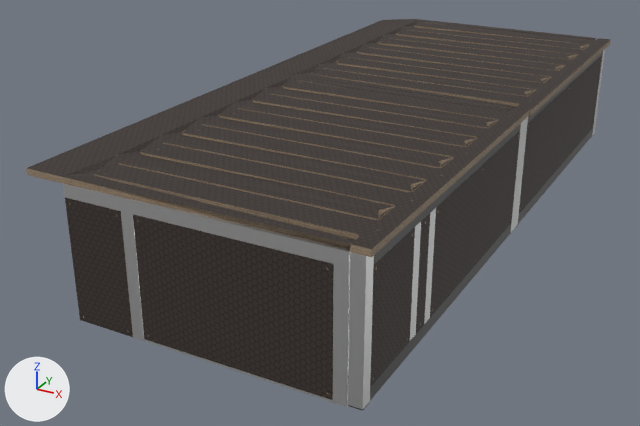
One commit to the glTF model layouts/assets/blender/aluminum-bed-hexa.glb: the scene before it, then after it.
Camera for both pictures: a 50 mm camera at (0.624, -3.012, 0.985) aimed at (-0.463, -1.037, -0.003). Arrows for +X, +Y and +Z are at lower left; the lights stay in place. The first picture is the older version. Where no turn or scale is listed for an object, it has been applied to the vertices. Vertices at exactly the same position are counted once.

In view in the first picture: 'bed (2) (1) (5) (1)_0', 'corner_0.001', 'pannel_1.001', 'slide (3)_0', 'slide (3)_0.001', 'slide (4)_0', 'slide (4)_0.001', 't15 (1)_0', 'ボディ105_0', 'ボディ25_1', 'ボディ27_1', 'ボディ63_1', '天板1 (1)_0', '天板1_0', '天板2 (1)_0', '天板2_0' and 14 more.
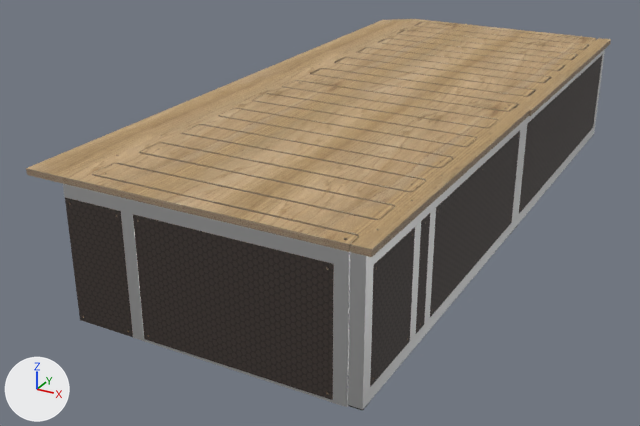
Location of each change, [x1, y1, x2, y2] in pixels of the pictures (640 x 426 px):
'天板1 (1)_0', reshaped
    before: [62, 75, 513, 248]
    after: [62, 75, 513, 252]
'天板1_0', reshaped
    before: [291, 19, 596, 109]
    after: [291, 19, 597, 108]
'slide (4)_0.001', recoloured
    both: [370, 224, 511, 400]
'slide (3)_0.001', recoloured
    both: [374, 123, 521, 264]
'slide (4)_0', recoloured
    both: [518, 128, 593, 224]
'slide (3)_0', recoloured
    both: [528, 51, 603, 122]
part 1 of me_天板1_010, recoloured
    both: [27, 19, 414, 177]
part 2 of me_天板1_005, built on
    before: [62, 75, 512, 248]
    after: [62, 75, 513, 252]
part 3 of me_天板1_005, recoloured
    both: [64, 75, 513, 244]
part 4 of me_天板1_001, built on
    before: [291, 19, 596, 109]
    after: [291, 19, 597, 108]
part 5 of me_天板1_001, recoloured
    both: [292, 19, 592, 105]
part 6 of me_天板1_107, surface changed
    both: [93, 82, 530, 257]
part 7 of me_天板1_107, recoloured (grey to beige)
    both: [93, 81, 529, 249]
part 8 of me_天板1_091, surface changed
    both: [312, 23, 611, 116]
part 9 of me_天板1_091, recoloured (grey to beige)
    both: [312, 22, 611, 110]

Diff of the bpy script that builds the scene:
```diff
--- a/layouts/assets/blender/aluminum-bed-hexa.glb.py
+++ b/layouts/assets/blender/aluminum-bed-hexa.glb.py
@@ mat_plywood_face___color_____ffffff____metalness___0___repeat___true___roughness___0_68__face_raw_png @@
+mat_plywood_face___color_____ffffff____metalness___0___repeat___true___roughness___0_68__face_raw_png = principled_material('plywood-face:{"color": "#ffffff", "metalness": 0, "repeat": true, "roughness": 0.68}:face-raw.png')
+mat_plywood_face___color_____ffffff____metalness___0___repeat___true___roughness___0_68__face_raw_png.texture = img_face_raw
+mat_plywood_face___color_____ffffff____metalness___0___repeat___true___roughness___0_68__face_raw_png.roughness = 0.68
@@ me_天板1_097 @@
 me_天板1_097.from_pydata(...)  # 8 vertices, 12 faces; spans x -0.015..0.015, y -0.42..0.42, z -0.015..0.015
-me_天板1_097.materials.append(mat_hardware)  # dark grey #555555
+me_天板1_097.materials.append(mat_aluminum)  # light grey #d9d9d9
@@ me_天板1_113 @@
 me_天板1_113.from_pydata(...)  # 8 vertices, 12 faces; spans x -0.015..0.015, y -0.42..0.42, z -0.015..0.015
-me_天板1_113.materials.append(mat_hardware)  # dark grey #555555
+me_天板1_113.materials.append(mat_aluminum)  # light grey #d9d9d9
@@ me_天板1_098 @@
 me_天板1_098.from_pydata(...)  # 8 vertices, 12 faces; spans x -0.015..0.015, y -0.42..0.42, z -0.015..0.015
-me_天板1_098.materials.append(mat_hardware)  # dark grey #555555
+me_天板1_098.materials.append(mat_aluminum)  # light grey #d9d9d9
@@ me_天板1_114 @@
 me_天板1_114.from_pydata(...)  # 8 vertices, 12 faces; spans x -0.015..0.015, y -0.42..0.42, z -0.015..0.015
-me_天板1_114.materials.append(mat_hardware)  # dark grey #555555
+me_天板1_114.materials.append(mat_aluminum)  # light grey #d9d9d9
@@ me_天板1_010 @@
 me_天板1_010.from_pydata(...)  # 8 vertices, 12 faces; spans x -0.05..0.05, y -0.9..0.9, z -0.01..0.01
-me_天板1_010.materials.append(mat_plywood_edge)  # picture img_birch_edge_15mm
+# me_天板1_010 part 1: all 4 faces that had it switch from mat_plywood_face (picture img_hexa_studio) to mat_plywood_face___color_____ffffff____metalness___0___repeat___true___roughness___0_68__face_raw_png (picture img_face_raw)
+me_天板1_010.materials.append(mat_plywood_edge___color_____ffffff____metalness___0___repeat___true___roughness___0_68__birch_edge_15mm_png)  # picture img_birch_edge_15mm
@@ me_天板1_005 @@
-me_天板1_005.from_pydata(...)  # 121 vertices, 290 faces; spans x -0.325..0.325, y -0.45..0.45, z -0.007..0.007
-me_天板1_005.materials.append(mat_plywood_edge)  # picture img_birch_edge_15mm
+me_天板1_005.from_pydata(...)  # 334 vertices, 716 faces; spans x -0.325..0.325, y -0.45..0.45, z -0.007..0.007
+# me_天板1_005 part 2: 2 vertices moved from x 0.324, y 0.116..0.266, z 0.007 to x 0.321, y 0.115..0.265, z 0.007; 47 vertices removed from x -0.312..0.324, y -0.439..0.437, z -0.007..0.007; 260 vertices added at x -0.313..0.325, y -0.45..0.45, z -0.007..0.007
+# me_天板1_005 part 3: 46 faces spanning x -0.325..0.325, y -0.45..0.45, z -0.007..0.007 switch from mat_plywood_face (picture img_hexa_studio) to mat_plywood_face___color_____ffffff____metalness___0___repeat___true___roughness___0_68__face_raw_png (picture img_face_raw)
+me_天板1_005.materials.append(mat_plywood_edge___color_____ffffff____metalness___0___repeat___true___roughness___0_68__birch_edge_15mm_png)  # picture img_birch_edge_15mm
@@ me_天板1_001 @@
-me_天板1_001.from_pydata(...)  # 121 vertices, 290 faces; spans x -0.325..0.325, y -0.45..0.45, z -0.007..0.007
-me_天板1_001.materials.append(mat_plywood_edge)  # picture img_birch_edge_15mm
+me_天板1_001.from_pydata(...)  # 334 vertices, 716 faces; spans x -0.325..0.325, y -0.45..0.45, z -0.007..0.007
+# me_天板1_001 part 4: 1 vertex moved from x 0.324, y 0.266, z 0.007 to x 0.321, y 0.265, z 0.007; 49 vertices removed from x -0.312..0.325, y -0.45..0.437, z -0.007..0.007; 262 vertices added at x -0.313..0.325, y -0.45..0.45, z -0.007..0.007
+# me_天板1_001 part 5: 44 faces spanning x -0.325..0.325, y -0.45..0.45, z -0.007..0.007 switch from mat_plywood_face (picture img_hexa_studio) to mat_plywood_face___color_____ffffff____metalness___0___repeat___true___roughness___0_68__face_raw_png (picture img_face_raw)
+me_天板1_001.materials.append(mat_plywood_edge___color_____ffffff____metalness___0___repeat___true___roughness___0_68__birch_edge_15mm_png)  # picture img_birch_edge_15mm
@@ me_天板1_107 @@
 me_天板1_107.from_pydata(...)  # 320 vertices, 684 faces; spans x -0.325..0.325, y -0.45..0.45, z -0.007..0.007
-me_天板1_107.materials.append(mat_plywood_edge)  # picture img_birch_edge_15mm
+# me_天板1_107 part 6: 684 kept faces spanning x -0.325..0.325, y -0.45..0.45, z -0.007..0.007 get new texture (UV) coordinates
+# me_天板1_107 part 7: 364 faces spanning x -0.325..0.325, y -0.45..0.45, z -0.007..0.007 switch from mat_plywood_face (picture img_hexa_studio) to mat_plywood_face___color_____ffffff____metalness___0___repeat___true___roughness___0_68__face_raw_png (picture img_face_raw)
+me_天板1_107.materials.append(mat_plywood_edge___color_____ffffff____metalness___0___repeat___true___roughness___0_68__birch_edge_15mm_png)  # picture img_birch_edge_15mm
@@ me_天板1_091 @@
 me_天板1_091.from_pydata(...)  # 320 vertices, 684 faces; spans x -0.325..0.325, y -0.45..0.45, z -0.007..0.007
-me_天板1_091.materials.append(mat_plywood_edge)  # picture img_birch_edge_15mm
+# me_天板1_091 part 8: 684 kept faces spanning x -0.325..0.325, y -0.45..0.45, z -0.007..0.007 get new texture (UV) coordinates
+# me_天板1_091 part 9: 364 faces spanning x -0.325..0.325, y -0.45..0.45, z -0.007..0.007 switch from mat_plywood_face (picture img_hexa_studio) to mat_plywood_face___color_____ffffff____metalness___0___repeat___true___roughness___0_68__face_raw_png (picture img_face_raw)
+me_天板1_091.materials.append(mat_plywood_edge___color_____ffffff____metalness___0___repeat___true___roughness___0_68__birch_edge_15mm_png)  # picture img_birch_edge_15mm
```
